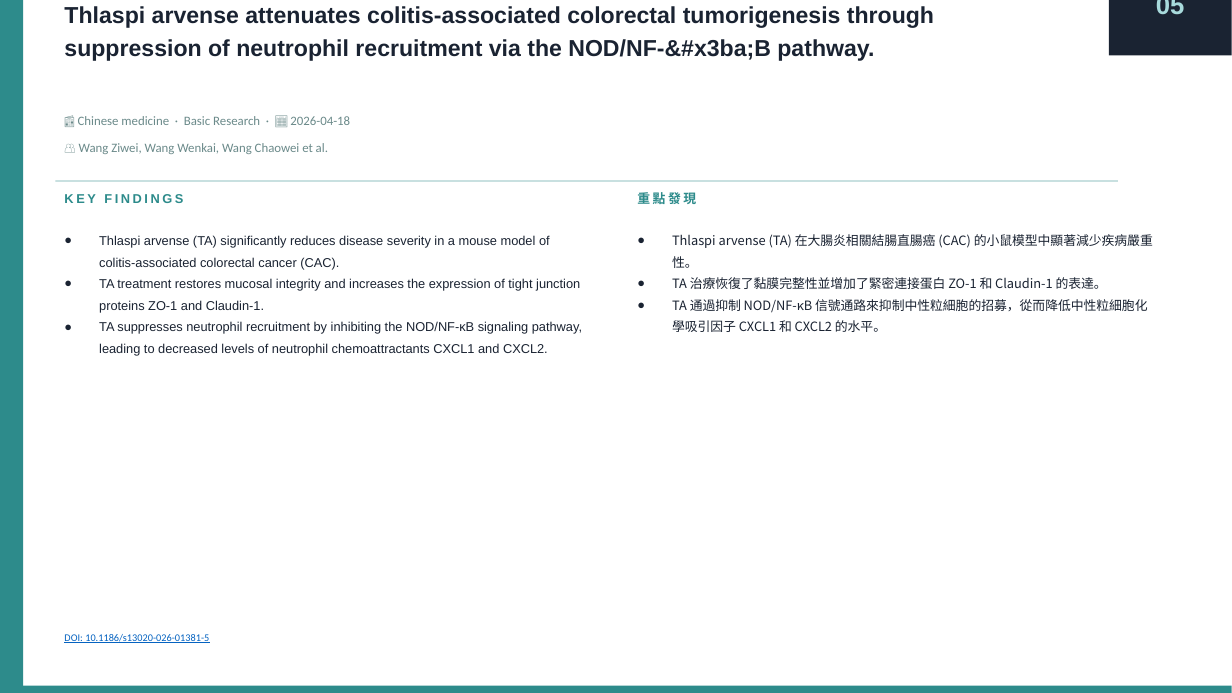
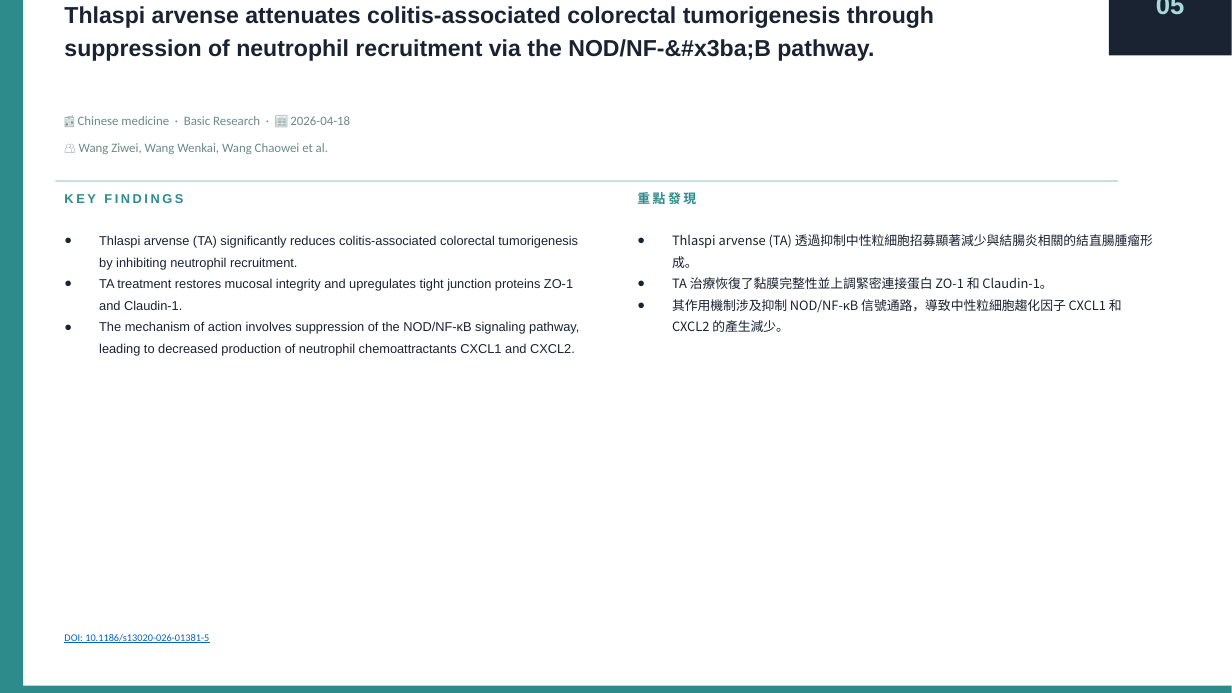
Before and after one commit to jejenhu-maker/colorectal-weekly-digest, a slide deck: slide 11 of docs/latest-digest.pptx. Drawn at 1232x693 pixels with LibreOffice and Linux fonts; fonts in the diff are those of the drawing. Boxes give left, top, right and bottom in pixels: in the first picture for what was removed or moved away, otherwise in the second. Text is boxed around its words. In the diff, an @@ line names an element or a change of style, - is before the commit and + after.

```diff
--- a/docs/latest-digest.pptx
+++ b/docs/latest-digest.pptx
@@ text at [99, 235, 579, 356]: text changed @@
-● Thlaspi arvense (TA) significantly reduces disease severity in a mouse model of colitis-associated colorectal cancer (CAC).
-● TA treatment restores mucosal integrity and increases the expression of tight junction proteins ZO-1 and Claudin-1.
-● TA suppresses neutrophil recruitment by inhibiting the NOD/NF-κB signaling pathway, leading to decreased levels of neutrophil chemoattractants CXCL1 and CXCL2.
+● Thlaspi arvense (TA) significantly reduces colitis-associated colorectal tumorigenesis by inhibiting neutrophil recruitment.
+● TA treatment restores mucosal integrity and upregulates tight junction proteins ZO-1 and Claudin-1.
+● The mechanism of action involves suppression of the NOD/NF-κB signaling pathway, leading to decreased production of neutrophil chemoattractants CXCL1 and CXCL2.
@@ text at [672, 234, 1153, 332]: text changed @@
-● Thlaspi arvense (TA) 在大腸炎相關結腸直腸癌 (CAC) 的小鼠模型中顯著減少疾病嚴重性。
-● TA 治療恢復了黏膜完整性並增加了緊密連接蛋白 ZO-1 和 Claudin-1 的表達。
-● TA 通過抑制 NOD/NF-κB 信號通路來抑制中性粒細胞的招募，從而降低中性粒細胞化學吸引因子 CXCL1 和 CXCL2 的水平。
+● Thlaspi arvense (TA) 透過抑制中性粒細胞招募顯著減少與結腸炎相關的結直腸腫瘤形成。
+● TA 治療恢復了黏膜完整性並上調緊密連接蛋白 ZO-1 和 Claudin-1。
+● 其作用機制涉及抑制 NOD/NF-κB 信號通路，導致中性粒細胞趨化因子 CXCL1 和 CXCL2 的產生減少。
```
Also in this commit, not shown: 20 other slides changed, 2 other files.
